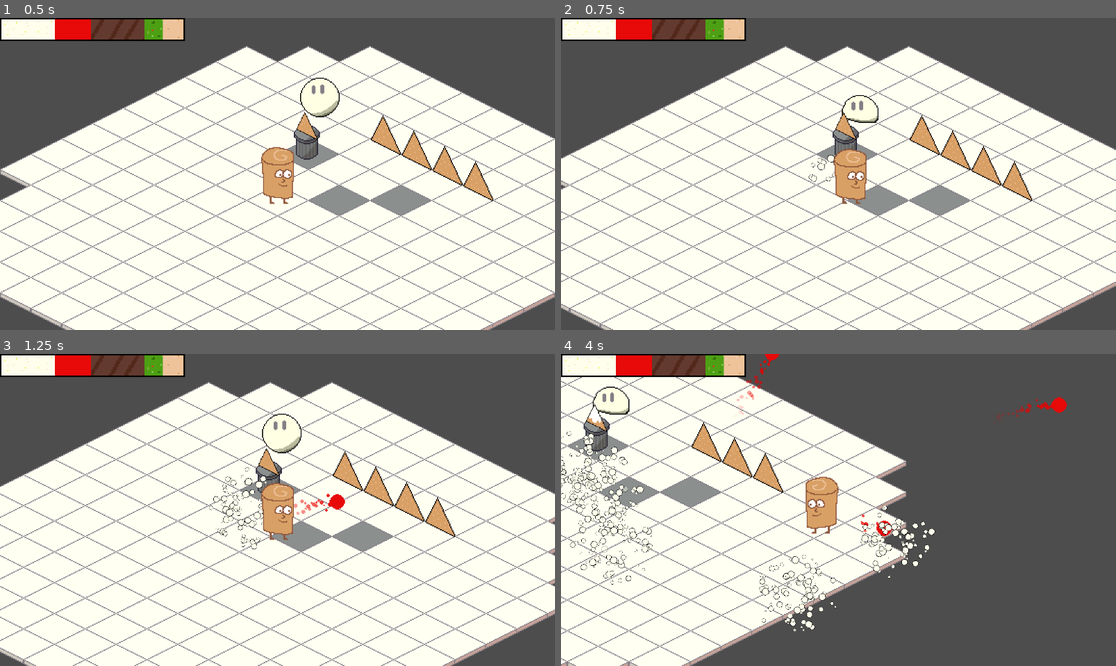
Above: before the commit, frames 1-4 (two rows, left to right).
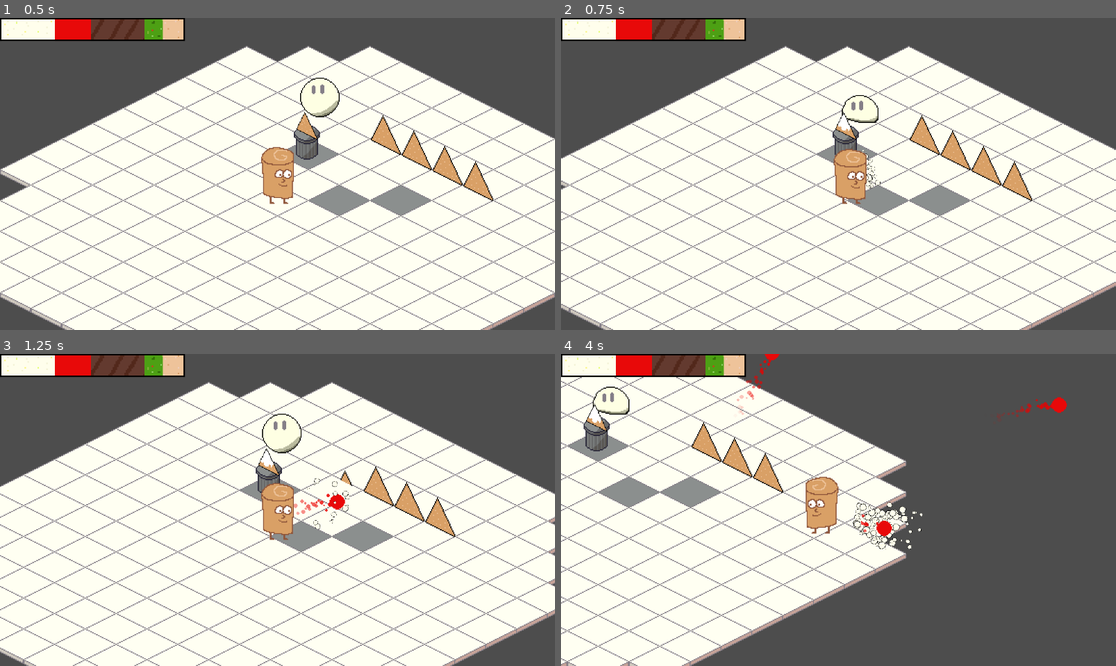
Above: after the commit, the same moments.

Repository: JordanLevy/LudumDare54
Game: Godot game, scene res://Scenes/Main.tscn
Two runs of this game, one before a commit and one after it. Both use one fixed random seed, a clock stepped at 60 frames per second and the inputs below.
Inputs (mouse positions are in pixels of both pictures, inside the frame that each line leads up to):
- Up to frame 1 (0.5 s): no input
- Up to frame 2 (0.75 s): move the mouse to (960, 158) at 0.52 s; hold Right (ui_right) from 0.53 s (still down); click (960, 158) at 0.6 s
- Up to frame 3 (1.25 s): keep holding Right (ui_right); right-click (399, 494) at 0.8 s
- Up to frame 4 (4 s): move the mouse to (727, 525) at 1.27 s; release Right (ui_right) at 1.28 s; hold Down (ui_down) 1.28-2.03 s; right-click (727, 525) at 1.35 s; click (727, 525) at 1.55 s; move the mouse to (894, 441) at 2.02 s; hold Right (ui_right) 2.03-2.78 s; click (894, 441) at 2.1 s; right-click (894, 441) at 2.3 s; move the mouse to (810, 572) at 2.77 s; hold Up (ui_up) 2.78-3.53 s; right-click (810, 572) at 2.85 s; click (810, 572) at 3.05 s; move the mouse to (1005, 556) at 3.52 s; hold Left (ui_left) from 3.53 s (still down); click (1005, 556) at 3.6 s; right-click (1005, 556) at 3.8 s

Frame 1 is identical in both runs. In frame 2, 0.2% of the frame differs, in the area x 44-58%, y 30-55%; in frame 3, 0.8%; in frame 4, 2.5%, in the area x 0-68%, y 24-89%.

Commit message:
CreamProjectile follows mouse

Diff:
--- a/Scenes/Doors/Door.tscn
+++ b/Scenes/Doors/Door.tscn
@@ -100,8 +100,6 @@
 [node name="AnimatedSprite2D" type="AnimatedSprite2D" parent="."]
 sprite_frames = SubResource("SpriteFrames_7b007")
 animation = &"open"
-frame = 10
-frame_progress = 1.0
 
 [node name="CollisionShape2D" type="CollisionShape2D" parent="."]
 position = Vector2(-14.7549, 12.9078)
--- a/Scenes/Main.tscn
+++ b/Scenes/Main.tscn
@@ -131,5 +131,3 @@
 collision_layer = 1
 
 [node name="Player" parent="." instance=ExtResource("16_17jb1")]
-
-[connection signal="body_entered" from="TileMap/NachoSwitch" to="TileMap/NachoSwitch" method="_on_body_entered" flags=18]
--- a/Scenes/Projectiles/CreamProjectile.tscn
+++ b/Scenes/Projectiles/CreamProjectile.tscn
@@ -1,26 +1,16 @@
-[gd_scene load_steps=9 format=3 uid="uid://m25gb5gb1w5f"]
+[gd_scene load_steps=7 format=3 uid="uid://m25gb5gb1w5f"]
 
 [ext_resource type="Script" path="res://Scripts/CreamProjectile.gd" id="1_4syhn"]
 [ext_resource type="Texture2D" uid="uid://c1gfiel2742p" path="res://Assets/Projectiles/CreamProjectile.png" id="2_41n8r"]
 
-[sub_resource type="Gradient" id="Gradient_3d6kt"]
-interpolation_mode = 1
-offsets = PackedFloat32Array(0, 0.216667, 0.441667, 0.608333, 0.8125, 1)
-colors = PackedColorArray(1, 1, 1, 0, 1, 1, 1, 1, 1, 1, 1, 0, 1, 1, 1, 1, 1, 1, 1, 0, 1, 1, 1, 0)
-
-[sub_resource type="GradientTexture1D" id="GradientTexture1D_2gg4n"]
-gradient = SubResource("Gradient_3d6kt")
-
 [sub_resource type="ParticleProcessMaterial" id="ParticleProcessMaterial_drf3c"]
-emission_shape = 1
-emission_sphere_radius = 10.0
 particle_flag_disable_z = true
 direction = Vector3(0, 0, 0)
-spread = 180.0
+spread = 30.61
 flatness = 1.0
 gravity = Vector3(0, 0, 0)
-initial_velocity_min = 100.0
-initial_velocity_max = 100.0
+initial_velocity_min = 200.0
+initial_velocity_max = 400.0
 orbit_velocity_min = 0.0
 orbit_velocity_max = 0.0
 damping_min = 29.253
@@ -28,12 +18,11 @@
 angle_max = 360.0
 scale_min = 0.1
 scale_max = 0.5
-color_ramp = SubResource("GradientTexture1D_2gg4n")
 
 [sub_resource type="SpriteFrames" id="SpriteFrames_qoxfa"]
 
 [sub_resource type="CircleShape2D" id="CircleShape2D_mhh8x"]
-radius = 41.0122
+radius = 43.0465
 
 [sub_resource type="CircleShape2D" id="CircleShape2D_oqbd1"]
 radius = 8.94427
@@ -44,16 +33,18 @@
 script = ExtResource("1_4syhn")
 
 [node name="Particle" type="GPUParticles2D" parent="."]
-amount = 200
+amount = 50
 process_material = SubResource("ParticleProcessMaterial_drf3c")
 texture = ExtResource("2_41n8r")
-lifetime = 0.5
+lifetime = 0.2
+explosiveness = 0.75
 
 [node name="AnimatedSprite2D" type="AnimatedSprite2D" parent="."]
 position = Vector2(0, 4.17233e-07)
 sprite_frames = SubResource("SpriteFrames_qoxfa")
 
 [node name="CollisionShape2D" type="CollisionShape2D" parent="."]
+position = Vector2(53, 0)
 shape = SubResource("CircleShape2D_mhh8x")
 
 [node name="Hitbox" type="Area2D" parent="."]
@@ -62,3 +53,9 @@
 
 [node name="CollisionShape2D" type="CollisionShape2D" parent="Hitbox"]
 shape = SubResource("CircleShape2D_oqbd1")
+
+[node name="Timer" type="Timer" parent="."]
+one_shot = true
+autostart = true
+
+[connection signal="timeout" from="Timer" to="." method="_on_timer_timeout"]
--- a/Scripts/CreamProjectile.gd
+++ b/Scripts/CreamProjectile.gd
@@ -3,9 +3,22 @@
 class_name CreamProjectile
 
 var area: Area2D
+var player: Player
 
 func _ready():
 	ingredient_type = GlobalManager.IngredientTypes.CREAM
+	player = get_tree().get_root().get_node("Node2D/Player")
+	position = player.position
+	rotation = atan2(player.mouse_position.y - position.y, player.mouse_position.x - position.x)
 
 func on_hit():
 	pass
+
+func _physics_process(delta):
+	position = player.position
+	rotation = atan2(player.mouse_position.y - position.y, player.mouse_position.x - position.x)
+	super._physics_process(delta)
+
+
+func _on_timer_timeout():
+	despawn()
--- a/Scripts/Door.gd
+++ b/Scripts/Door.gd
@@ -10,15 +10,28 @@
 	animated_sprite = get_node("AnimatedSprite2D")
 	collision_shape = get_node("CollisionShape2D")
 	GlobalManager.nacho_activated.connect(nacho_switch_activated)
+	enable_collision()
 
 func open():
+	animated_sprite.speed_scale = 1
 	animated_sprite.animation = "open"
 	animated_sprite.play()
-	call_deferred("disable")
+	call_deferred("disable_collision")
 
-func disable():
+func close():
+	animated_sprite.speed_scale = -1
+	animated_sprite.animation = "open"
+	animated_sprite.play()
+	call_deferred("enable_collision")
+
+func enable_collision():
+	collision_shape.disabled = false
+
+func disable_collision():
 	collision_shape.disabled = true
 
 func nacho_switch_activated():
 	if GlobalManager.nacho_count[id] >= 1:
 		open()
+	else:
+		close()
--- a/Scripts/PlayerController.gd
+++ b/Scripts/PlayerController.gd
@@ -18,6 +18,7 @@
 var input = Vector2.ZERO
 var fire_primary = false
 var fire_secondary = false
+var mouse_position = Vector2.ZERO
 
 signal ingredients_changed(ingredients : Array[int])
 
@@ -37,6 +38,7 @@
 func get_input():
 	input.x = Input.get_action_strength("ui_right") - Input.get_action_strength("ui_left")
 	input.y = (Input.get_action_strength("ui_down") - Input.get_action_strength("ui_up"));
+	mouse_position = get_global_mouse_position()
 	if input.length() > 0:
 		input = input.normalized()
 	else:
@@ -82,8 +84,7 @@
 	return true
 
 func shoot(ingredient: GlobalManager.IngredientTypes):
-	var target = get_global_mouse_position()
-	var direction = (target - global_position).normalized()
+	var direction = (mouse_position - global_position).normalized()
 
 	var instance = projectile_prefabs[ingredient].instantiate()
 	get_parent().add_child(instance)
--- a/Shaders/CreamProjectile.tres
+++ /dev/null
@@ -1,9 +0,0 @@
-[gd_resource type="VisualShader" format=3 uid="uid://31eit8dneex4"]
-
-[resource]
-code = "shader_type spatial;
-render_mode blend_mix, depth_draw_opaque, cull_back, diffuse_lambert, specular_schlick_ggx;
-
-
-
-"
